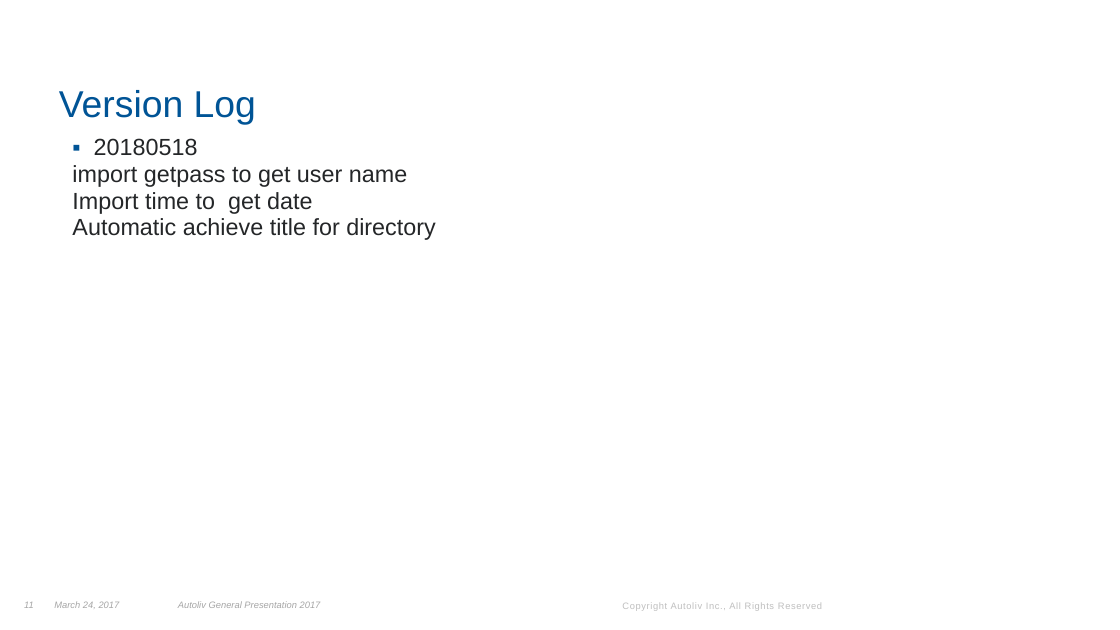
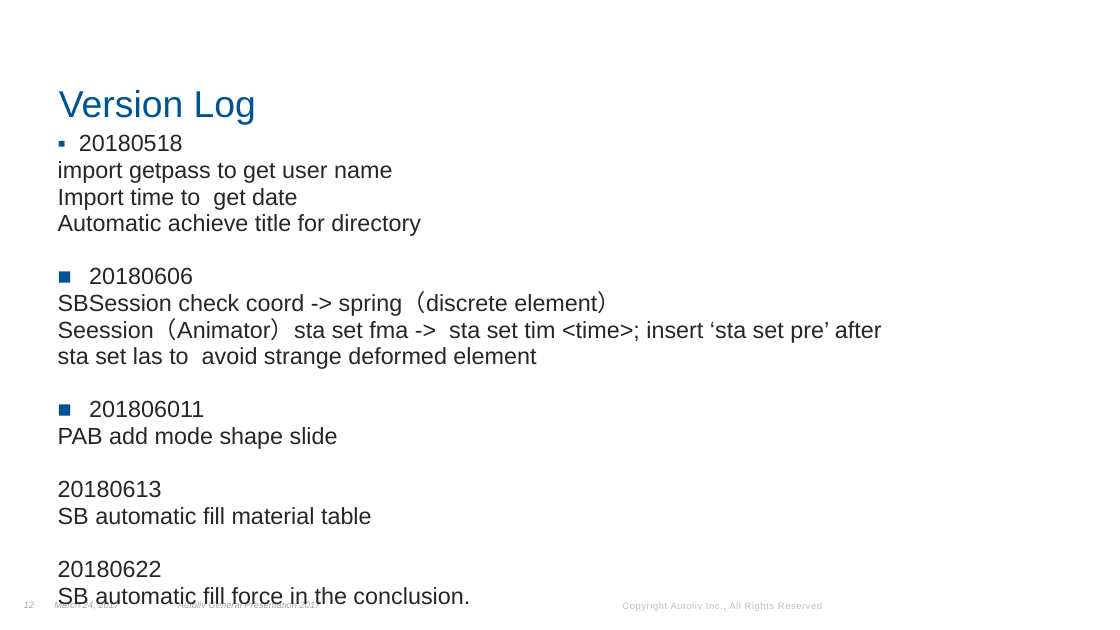
Before and after one commit to chaos1984/Python-CAR-POST, a slide deck: slide 12 of Python/Howtouse/Readme.pptx (slide 11 before the commit). Drawn at 1120x630 pixels with LibreOffice and Linux fonts; fonts in the diff are those of the drawing; background and template pictures are left out. Boxes give left, top, right and bottom in pixels: in the first picture for what was removed or moved away, otherwise in the second. Text is boxed around its words. In the diff, an @@ line names an element or a change of style, - is before the commit and + after.

Commit message:
$SB +automatic fill force in conclusion

```diff
--- a/Python/Howtouse/Readme.pptx
+++ b/Python/Howtouse/Readme.pptx
@@ text "20180518": place and size @@
-text "20180518" at (72,138,436,240)
+text "20180518" at (58,134,882,608)
@@ text at (58,267,882,608): paragraphs added @@
+■ 20180606
+SBSession check coord -> spring（discrete element）
+Seession（Animator）sta set fma -> sta set tim <time>; insert ‘sta set pre’ after sta set las to avoid strange deformed element
+■ 201806011
+PAB add mode shape slide
+20180613
+SB automatic fill material table
+20180622
+SB automatic fill force in the conclusion.
```
Also in this commit, not shown: 6 other slides changed, 1 slide added, 9 other files.
